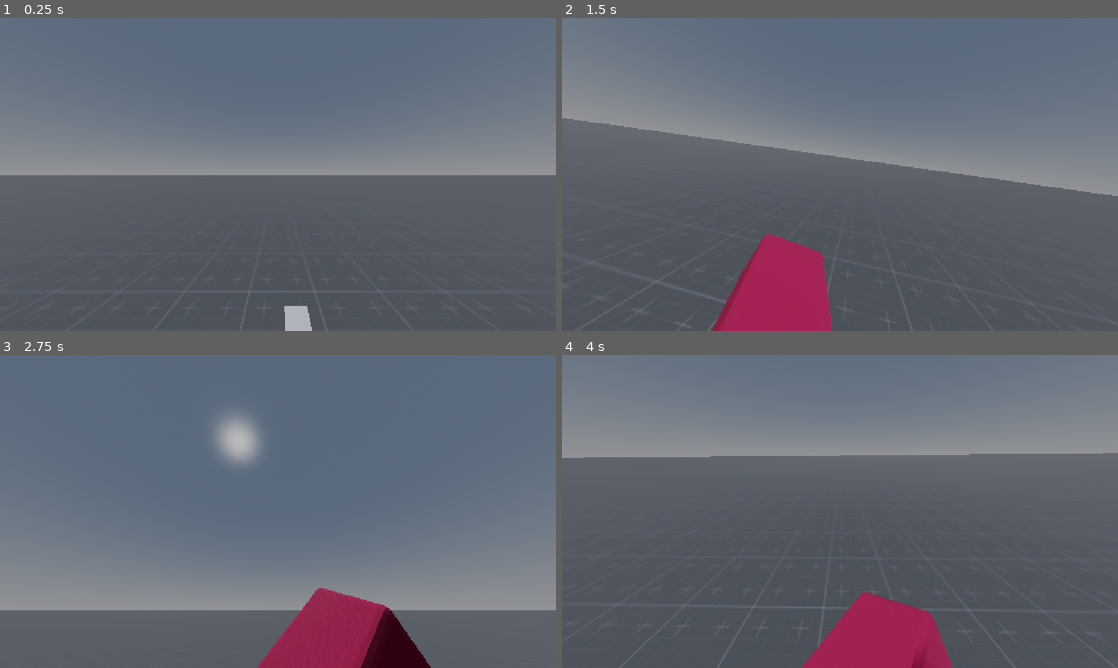
Above: before the commit, frames 1-4 (two rows, left to right).
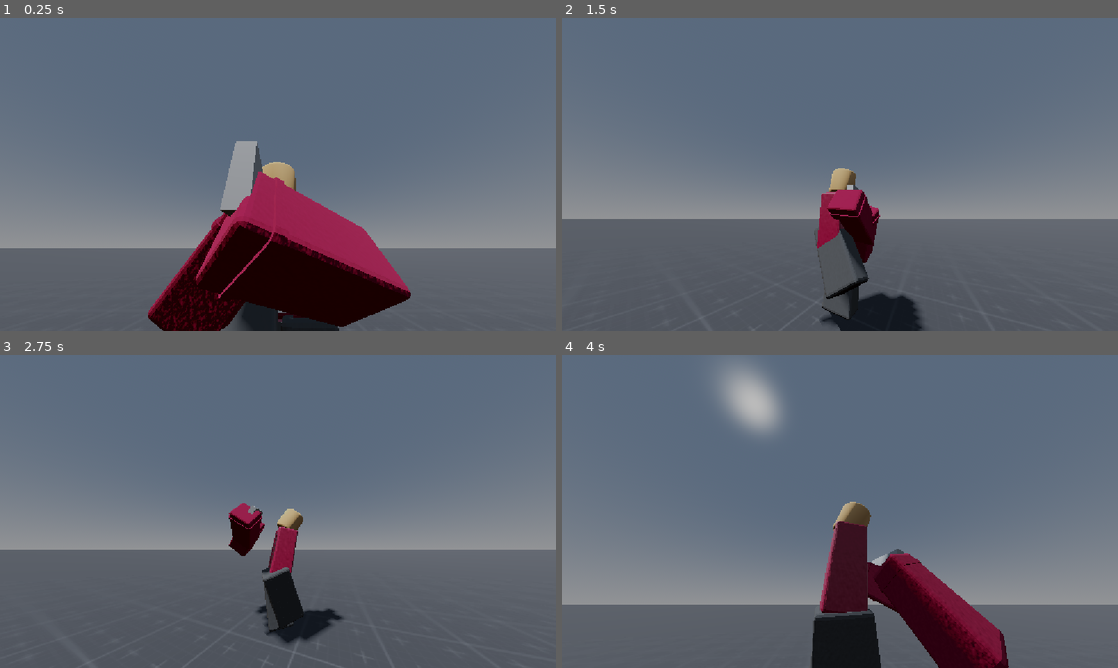
Above: after the commit, the same moments.

Repository: PopcornDeveloper/Project-Rosaline
Game: Godot game, scene res://scenes/main.tscn
Two runs of this game, one before a commit and one after it. Both use one fixed random seed, a clock stepped at 60 frames per second and the inputs below.
Inputs (mouse positions are in pixels of both pictures, inside the frame that each line leads up to):
- Up to frame 1 (0.25 s): no input
- Up to frame 2 (1.5 s): move the mouse to (867, 174) at 0.52 s; press the mouse at (867, 174) at 0.53 s; hold W (forward) from 0.53 s (still down); tap Space (jump) at 0.77 s; move the mouse to (812, 174) at 1.27 s; release the mouse at (812, 174) at 1.28 s; click (812, 174) at 1.35 s
- Up to frame 3 (2.75 s): keep holding W (forward); tap Space (jump) at 1.52 s; move the mouse to (289, 505) at 2.02 s; press the mouse at (289, 505) at 2.03 s
- Up to frame 4 (4 s): keep holding W (forward); move the mouse to (834, 517) at 2.77 s; release the mouse at (834, 517) at 2.78 s; click (834, 517) at 2.85 s; tap Space (jump) at 3.02, 3.77 s; move the mouse to (878, 514) at 3.52 s; press the mouse at (878, 514) at 3.53 s

The runs differ from the first frame. In frame 1, 43% of the frame differs, in the area x 0-100%, y 38-100%; in frame 2, 32%; in frame 3, 31%; in frame 4, 59%, in the area x 0-100%, y 4-100%.

Commit message:
attempt to fix arms

Diff:
--- a/scenes/player.tscn
+++ b/scenes/player.tscn
@@ -213,6 +213,7 @@
 height = 10.338135
 
 [node name="CharacterBody3D" type="CharacterBody3D" node_paths=PackedStringArray("head", "camera", "procanim_handler", "torso")]
+transform = Transform3D(1, 0, 0, 0, 1, 0, 0, 0, 1, 0, 0, 1.8022772)
 script = ExtResource("1_cvunv")
 sensitivity = 2.5
 head = NodePath("Mesh/Torso/Head")
@@ -344,7 +345,7 @@
 RightHand = NodePath("Torso/Head/hands/RightHand")
 
 [node name="LeftLeg" type="Node3D" parent="Mesh" node_paths=PackedStringArray("pointer")]
-transform = Transform3D(-4.3712244e-08, 0.8150266, -0.004068454, 0.020198174, 0.0033151603, 0.9998148, 0.9998239, -6.693635e-05, -0.02019799, -0.9672978, -3.6554708, 0)
+transform = Transform3D(-4.3712564e-08, 0.81503737, -0.004068491, 0.020198321, 0.0033152034, 0.9998241, 0.9998312, -6.693722e-05, -0.020198178, -0.9672978, -3.6554708, 0)
 rotation_order = 0
 script = ExtResource("5_qlg0r")
 pointer = NodePath("../../Pointer/Legs/LeftLegPointer2")
@@ -356,7 +357,7 @@
 skeleton = NodePath("")
 
 [node name="RightLeg" type="Node3D" parent="Mesh" node_paths=PackedStringArray("pointer")]
-transform = Transform3D(-4.3710937e-08, 0.80001956, -0.011634971, 4.3205315e-08, 0.009308292, 0.99999064, 1.0000573, 3.4565453e-08, -4.371098e-08, 0.79142416, -3.653534, 0)
+transform = Transform3D(-4.3711708e-08, 0.8000395, -0.011635186, 1.6242431e-07, 0.009308524, 1.0000091, 1.000075, 3.3456654e-08, -1.6292216e-07, 0.79142416, -3.653534, 0)
 rotation_order = 0
 script = ExtResource("5_qlg0r")
 pointer = NodePath("../../Pointer/Legs/RightLegPointer2")
@@ -384,7 +385,6 @@
 
 [node name="Camera3D" type="Camera3D" parent="Mesh/Torso/Head" node_paths=PackedStringArray("player")]
 transform = Transform3D(1, 0, 0, 0, 1, 0, 0, 0, 1, 0, 0.2578075, -0.22582373)
-current = true
 fov = 98.4
 near = 0.001
 script = ExtResource("2_g2els")
@@ -404,7 +404,7 @@
 transform = Transform3D(1, 0, 0, 0, 1, 0, 0, 0, 1, 0, 0.5273762, 0.3357492)
 
 [node name="LeftArm" type="Node3D" parent="Mesh/Torso/Head/hands/LeftHand" node_paths=PackedStringArray("pointer")]
-transform = Transform3D(-5.1728986e-09, 0.14520499, -0.12253746, -0.14787096, -0.036372587, -0.043100942, -0.045963828, 0.11701481, 0.13866073, -0.47231194, -0.431277, 0.021653876)
+transform = Transform3D(-5.410722e-09, 0.15189141, 0.11420807, -0.069872685, 0.101935305, -0.13554089, -0.13821876, -0.051530592, 0.06851897, 0.42460635, -0.70843244, -0.013292432)
 rotation_order = 0
 script = ExtResource("5_qlg0r")
 pointer = NodePath("../../leftArmPointer")
@@ -419,21 +419,21 @@
 [node name="HandLocationLeft" type="Node3D" parent="Mesh/Torso/Head/hands/LeftHand/LeftArm"]
 transform = Transform3D(1, 0, 0, 0, 1, 0, 0, 0, 1, 0, -2.7694114e-10, -2.6780014)
 
-[node name="Node3D" type="Node3D" parent="Mesh/Torso/Head/hands/LeftHand" node_paths=PackedStringArray("LeftHand", "RightHand", "LeftHandTarget", "RightHandTarget", "LeftArmHandNode", "RightArmHandNode", "RightArm", "LeftArm", "HandleLeft", "HandleRight")]
-transform = Transform3D(1, 6.500632e-07, 1.2278568e-05, -6.5099454e-07, 1, 0, -1.2263667e-05, 0, 1, 0.06571738, -0.4911647, -0.40700763)
+[node name="Node3D" type="Node3D" parent="Mesh/Torso/Head/hands/LeftHand" node_paths=PackedStringArray("LeftHand", "RightHand", "LeftHandTarget", "RightHandTarget", "RightArm", "LeftArm", "HandleLeft", "HandleRight")]
+transform = Transform3D(1, 6.500632e-07, 1.2278593e-05, -6.5099454e-07, 1, 0, -1.2263692e-05, 0, 1, 0.119578645, -0.27003628, -0.43980193)
 script = ExtResource("9_y4r1p")
-LeftHand_ArmLeftDesiredPosition = Vector3(-0.428, -0.451, 0.032)
-RightHand_ArmLeftDesiredPosition = Vector3(-0.16677177, -0.49559176, -0.4376191)
-LeftHand_ArmRightDesiredPosition = Vector3(0.24964133, -0.55968535, -0.2974534)
-RightHand_ArmRightDesiredPosition = Vector3(0.34203428, -0.40352702, 0.063606076)
-pos_in_left_hand = Vector3(-0.44866115, -0.58270895, -0.3380481)
-pos_in_right_hand = Vector3(-0.44866115, -0.58270895, -0.3380481)
+LeftHand_ArmLeftMoveBackAmount = 0.183
+RightHand_ArmLeftMoveBackAmount = 0.055
+LeftHand_ArmRightMoveBackAmount = 0.203
+RightHand_ArmRightMoveBackAmount = -0.321
+LeftHand_ArmLeftMoveDownAmount = -0.362
+RightHand_ArmLeftMoveDownAmount = 0.16
+LeftHand_ArmRightMoveDownAmount = -0.134
+RightHand_ArmRightMoveDownAmount = -0.237
 LeftHand = NodePath("..")
 RightHand = NodePath("../../RightHand")
 LeftHandTarget = NodePath("../../leftArmPointer")
 RightHandTarget = NodePath("../../RightArmPointer2")
-LeftArmHandNode = NodePath("../LeftArm/HandLocationLeft")
-RightArmHandNode = NodePath("../../RightHand/RightArm/HandLocationRight")
 RightArm = NodePath("../../RightHand/RightArm")
 LeftArm = NodePath("../LeftArm")
 two_handed = true
@@ -453,7 +453,7 @@
 transform = Transform3D(1, 0, 0, 0, 1, 0, 0, 0, 1, 0, 0.5273762, 0.3357492)
 
 [node name="RightArm" type="Node3D" parent="Mesh/Torso/Head/hands/RightHand" node_paths=PackedStringArray("pointer")]
-transform = Transform3D(-4.286601e-09, 0.14801288, 0.1458064, -0.14546596, 0.054736853, -0.03763986, -0.04725796, -0.16848694, 0.11586022, 0.30817345, -0.5266495, -0.16059388)
+transform = Transform3D(-3.596006e-09, 0.12419589, -0.16028146, -0.12771831, -0.10732168, -0.05629281, -0.08430739, 0.16258295, 0.08527869, -0.24763015, -0.560263, -0.32343936)
 rotation_order = 0
 script = ExtResource("5_qlg0r")
 pointer = NodePath("../../RightArmPointer2")
@@ -469,10 +469,10 @@
 transform = Transform3D(1, 0, 0, 0, 1, 0, 0, 0, 1, -7.450581e-09, 2.9081093e-09, -2.7624154)
 
 [node name="RightArmPointer2" type="Marker3D" parent="Mesh/Torso/Head/hands"]
-transform = Transform3D(0.19000025, 7.525097e-07, 1.8253931e-07, 1.881272e-07, 5.492941e-06, -0.19000024, -7.525095e-07, 0.19000025, 5.507842e-06, -0.15917435, 0.12137234, -0.19620714)
+transform = Transform3D(0.19042853, 7.5414346e-07, 1.8294774e-07, 1.8853564e-07, 5.492941e-06, -0.19042851, -7.5414323e-07, 0.19042853, 5.507842e-06, 0.13390547, 0.1011132, -0.19068837)
 
 [node name="leftArmPointer" type="Marker3D" parent="Mesh/Torso/Head/hands"]
-transform = Transform3D(0.19000024, 1.1368685e-12, -1.6691775e-14, -4.263257e-14, -8.305166e-09, -0.19000024, -9.094948e-13, 0.19000024, -8.305166e-09, -0.17349824, 0.20120296, 0.019272)
+transform = Transform3D(0.19042693, 1.1368685e-12, -1.6691775e-14, -4.272959e-14, -8.305166e-09, -0.19042693, -9.094948e-13, 0.19042693, -8.305166e-09, 0.11958158, 0.18094373, 0.13945758)
 gizmo_extents = 0.95
 
 [node name="StepTargetHolder" type="Node3D" parent="Mesh"]
@@ -491,7 +491,7 @@
 top_level = true
 
 [node name="RightLegPointer2" type="Marker3D" parent="Pointer/Legs" node_paths=PackedStringArray("step_target", "adjacent_target", "player", "leg")]
-transform = Transform3D(0.77990353, 0, -0.0126818875, 0, 1.0000007, 0, 0.012278935, 0, 0.80549705, 0.85768086, -9.348102, 0)
+transform = Transform3D(0.77990353, 0, -0.0126818875, 0, 1.0000007, 0, 0.012278935, 0, 0.80549705, 0.85768086, -9.348102, 9.48567)
 script = ExtResource("9_ur7pv")
 step_target = NodePath("../../../Mesh/StepTargetHolder/RightLegPointer2")
 adjacent_target = NodePath("../LeftLegPointer2")
@@ -499,7 +499,7 @@
 leg = NodePath("../../../Mesh/RightLeg")
 
 [node name="LeftLegPointer2" type="Marker3D" parent="Pointer/Legs" node_paths=PackedStringArray("step_target", "adjacent_target", "player", "leg")]
-transform = Transform3D(0.77972823, 0, -0.021284854, 0, 1.0000007, 0, 0.02060855, 0, 0.80531573, -0.9441337, -9.3480015, 0.115)
+transform = Transform3D(0.77972823, 0, -0.021284854, 0, 1.0000007, 0, 0.02060855, 0, 0.80531573, -0.9441337, -9.3480015, 9.60067)
 script = ExtResource("9_ur7pv")
 step_target = NodePath("../../../Mesh/StepTargetHolder/LeftLegPointer")
 adjacent_target = NodePath("../RightLegPointer2")
--- a/scripts/items/item.gd
+++ b/scripts/items/item.gd
@@ -1,15 +1,22 @@
+@tool
 extends Node3D
-class_name Item
+class_name ITEM
 
 func _use():
 	pass
 
 
 
-@export var LeftHand_ArmLeftDesiredPosition : Vector3
-@export var RightHand_ArmLeftDesiredPosition : Vector3
-@export var LeftHand_ArmRightDesiredPosition : Vector3
-@export var RightHand_ArmRightDesiredPosition : Vector3
+@export var LeftHand_ArmLeftMoveBackAmount : float
+@export var RightHand_ArmLeftMoveBackAmount : float
+@export var LeftHand_ArmRightMoveBackAmount : float
+@export var RightHand_ArmRightMoveBackAmount : float
+
+@export var LeftHand_ArmLeftMoveDownAmount : float
+@export var RightHand_ArmLeftMoveDownAmount : float
+@export var LeftHand_ArmRightMoveDownAmount : float
+@export var RightHand_ArmRightMoveDownAmount : float
+
 
 @export var pos_in_left_hand : Vector3
 @export var pos_in_right_hand : Vector3
@@ -18,8 +25,6 @@
 @export var RightHand : Node3D
 @export var LeftHandTarget : Marker3D
 @export var RightHandTarget : Marker3D
-@export var LeftArmHandNode : Node3D
-@export var RightArmHandNode : Node3D
 @export var RightArm : Node3D
 @export var LeftArm : Node3D
 @export var two_handed : bool
@@ -56,21 +61,20 @@
 
 	if two_handed:
 		if get_parent() == LeftHand:
-			var t = get_tree().create_tween()
 
-			#t.tween_property(LeftArm, "position", LeftHand_ArmLeftDesiredPosition, 0.05).set_trans(Tween.TRANS_CUBIC).set_ease(Tween.EASE_IN_OUT)
-			#t.tween_property(RightArm, "position", LeftHand_ArmRightDesiredPosition, 0.05).set_trans(Tween.TRANS_CUBIC).set_ease(Tween.EASE_IN_OUT)
+			#I just had a revelation.
+			# I can use the handle system like the one from roblox
+			# I can put the gun in the fucking hand. Then I can offset it and only figure out the other hand. I have no clue why the shit I did not think of this.
 
 			RightHandTarget.global_position = lerp(RightHandTarget.global_position,HandleLeft.global_position, 5 * delta)
 			LeftHandTarget.global_position = lerp(LeftHandTarget.global_position,HandleRight.global_position, 5 * delta)
 
-			LeftArm.mesh.position.z = lerp(LeftArm.mesh.position.z, -LeftArmHandNode.global_position.distance_to(RightHandTarget.global_position) * 0.2, 10 * delta)
-			RightArm.mesh.position.z = lerp(RightArm.mesh.position.z, RightArmHandNode.global_position.distance_to(LeftHandTarget.global_position) * 1, 10 * delta)
+			#urrrgh someone help me please
+			RightArm.global_position.z = lerp(RightArm.global_position.z, HandleLeft.global_position.z + (1 * LeftHand_ArmRightMoveBackAmount), 10 * delta)
+			LeftArm.global_position.z = lerp(LeftArm.global_position.z, HandleRight.global_position.z + (1* LeftHand_ArmLeftMoveBackAmount), 10 * delta)
+			RightArm.global_position.y = lerp(RightArm.global_position.y, HandleLeft.global_position.y + (1 * LeftHand_ArmRightMoveDownAmount), 10 * delta)
+			LeftArm.global_position.y = lerp(LeftArm.global_position.y, HandleRight.global_position.y + (1 * LeftHand_ArmLeftMoveDownAmount), 10 * delta)
 		else:
-			var t = get_tree().create_tween()
-
-			t.tween_property(LeftArm, "position", RightHand_ArmLeftDesiredPosition, 0.05).set_trans(Tween.TRANS_CUBIC).set_ease(Tween.EASE_IN_OUT)
-			t.tween_property(RightArm, "position", RightHand_ArmRightDesiredPosition, 0.05).set_trans(Tween.TRANS_CUBIC).set_ease(Tween.EASE_IN_OUT)
 
 			RightHandTarget.global_position = lerp(RightHandTarget.global_position,HandleRight.global_position, 5 * delta)
 			LeftHandTarget.global_position = lerp(LeftHandTarget.global_position,HandleLeft.global_position, 5 * delta)
